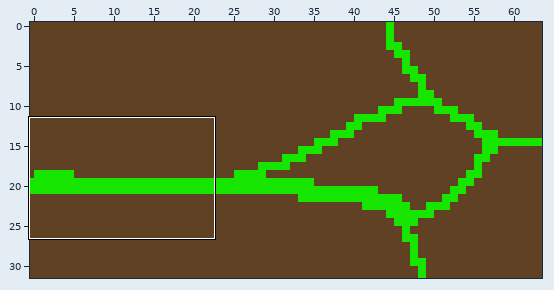
Tiled map (JSON), stored at the_project/assets/maps/the_project_prototype_map_1.json. Above, an overview of the earlier version with the close-up marked.
Close-up. Before the commit:
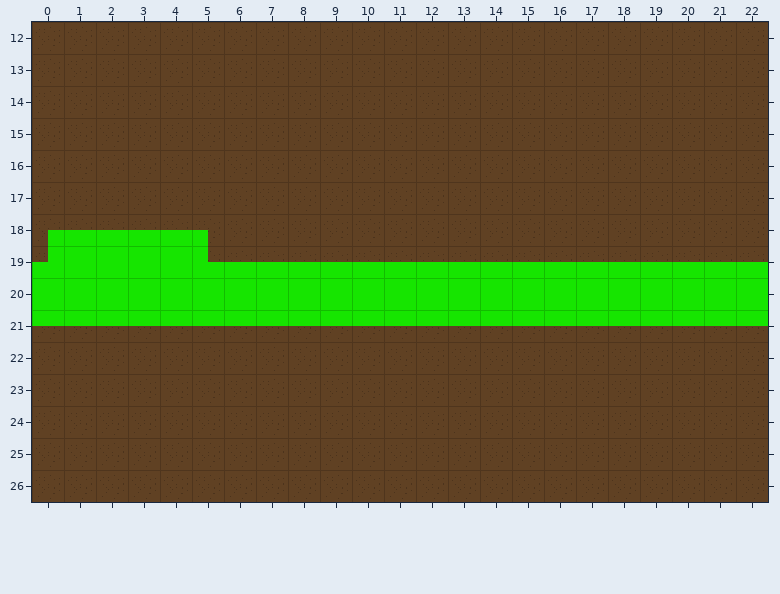
Cells are 32x32 px. Shown: x 0..22, y 12..26.
The same view after the edit:
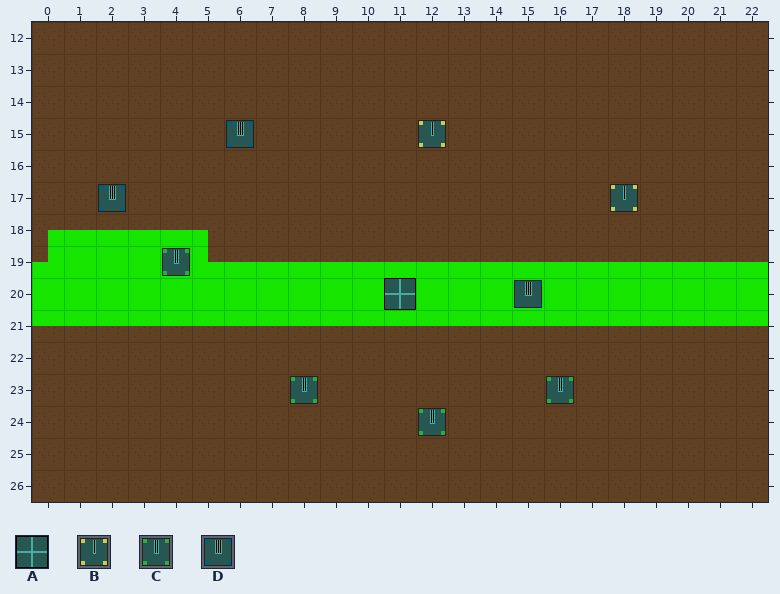
Key: from "building_tileset_blue": A 0 "base_blue", B 1 "turret_tier_1_blue", C 2 "turret_tier_2_blue", D 3 "turret_tier_3_blue".
_ is an empty cell.
The exact change:
Layer "foreground":
Tile A is added in row 20 at x 11.
Tile B is added in row 15 at x 12; in row 17 at x 18.
Tile C is added in row 19 at x 4; in row 23 at x 8 and 16; in row 24 at x 12.
Tile D is added in row 15 at x 6; in row 17 at x 2; in row 20 at x 15.
